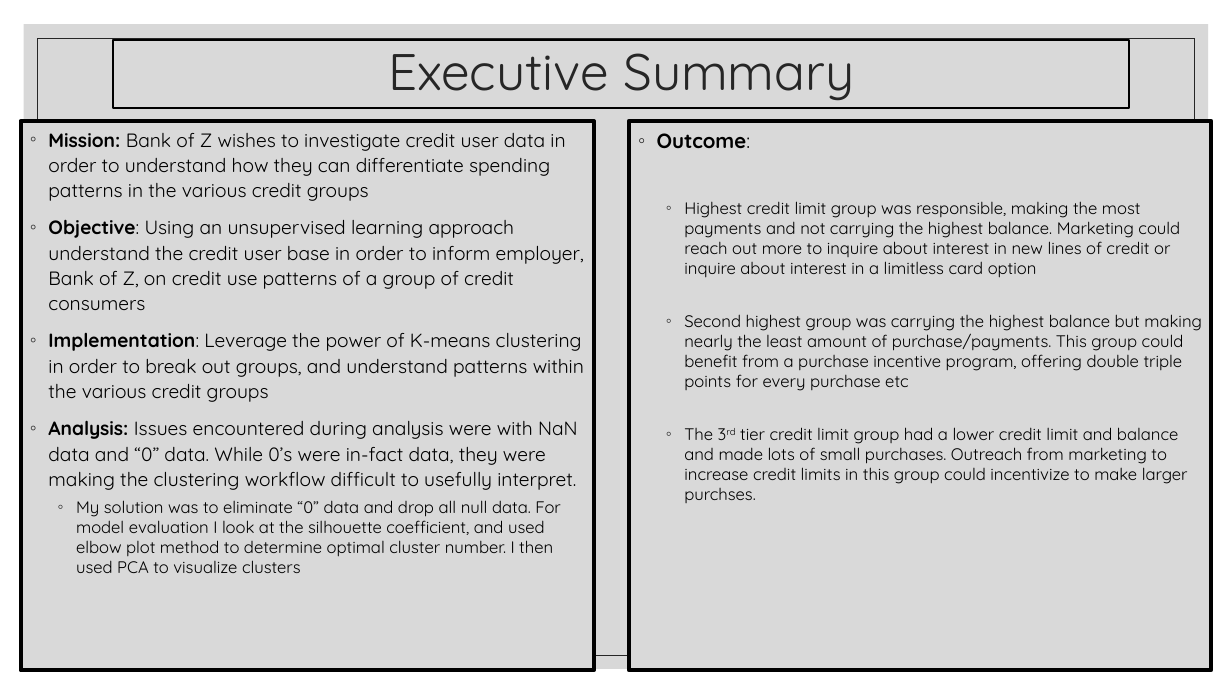
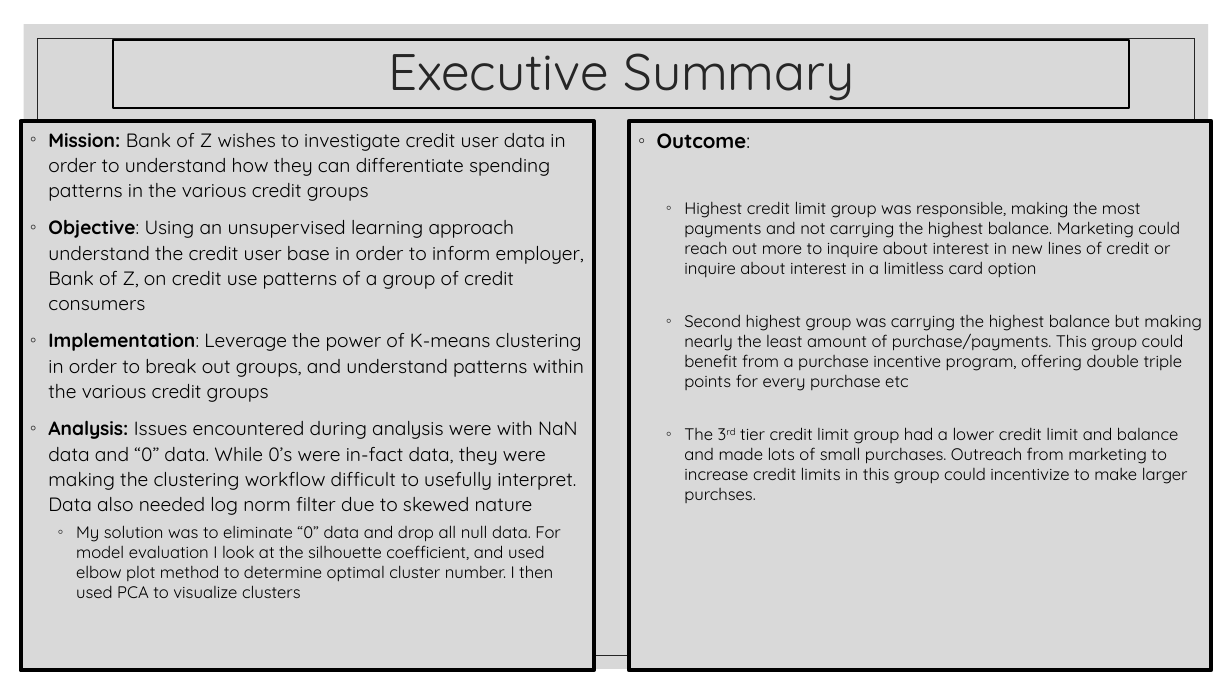
Before and after one commit to ssimmons9212/FedEX, a slide deck: slide 2 of Presentation/Fedex interview Round 2.pptx. Drawn at 1232x693 pixels with LibreOffice and Linux fonts; fonts in the diff are those of the drawing; background and template pictures are left out. Boxes give left, top, right and bottom in pixels: in the first picture for what was removed or moved away, otherwise in the second. Text is boxed around its words. In the diff, an @@ line names an element or a change of style, - is before the commit and + after.

```diff
--- a/Presentation/Fedex interview Round 2.pptx
+++ b/Presentation/Fedex interview Round 2.pptx
@@ text at (48,420,578,515): text changed @@
-◦ Analysis: Issues encountered during analysis were with NaN data and “0” data. While 0’s were in-fact data, they were making the clustering workflow difficult to usefully interpret.
+◦ Analysis: Issues encountered during analysis were with NaN data and “0” data. While 0’s were in-fact data, they were making the clustering workflow difficult to usefully interpret. Data also needed log norm filter due to skewed nature
```
Also in this commit, not shown: 3 other slides changed, 1 other file.
